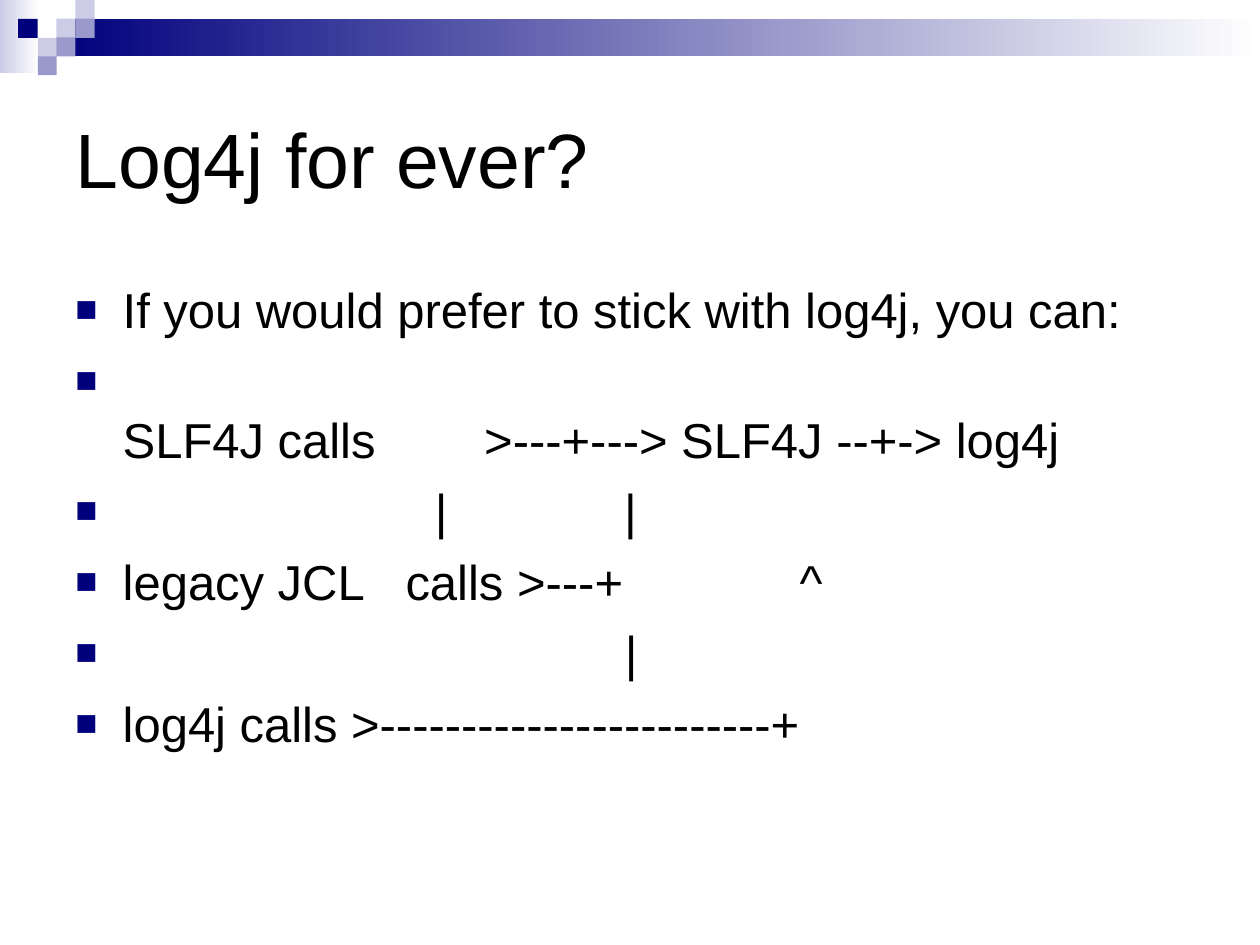
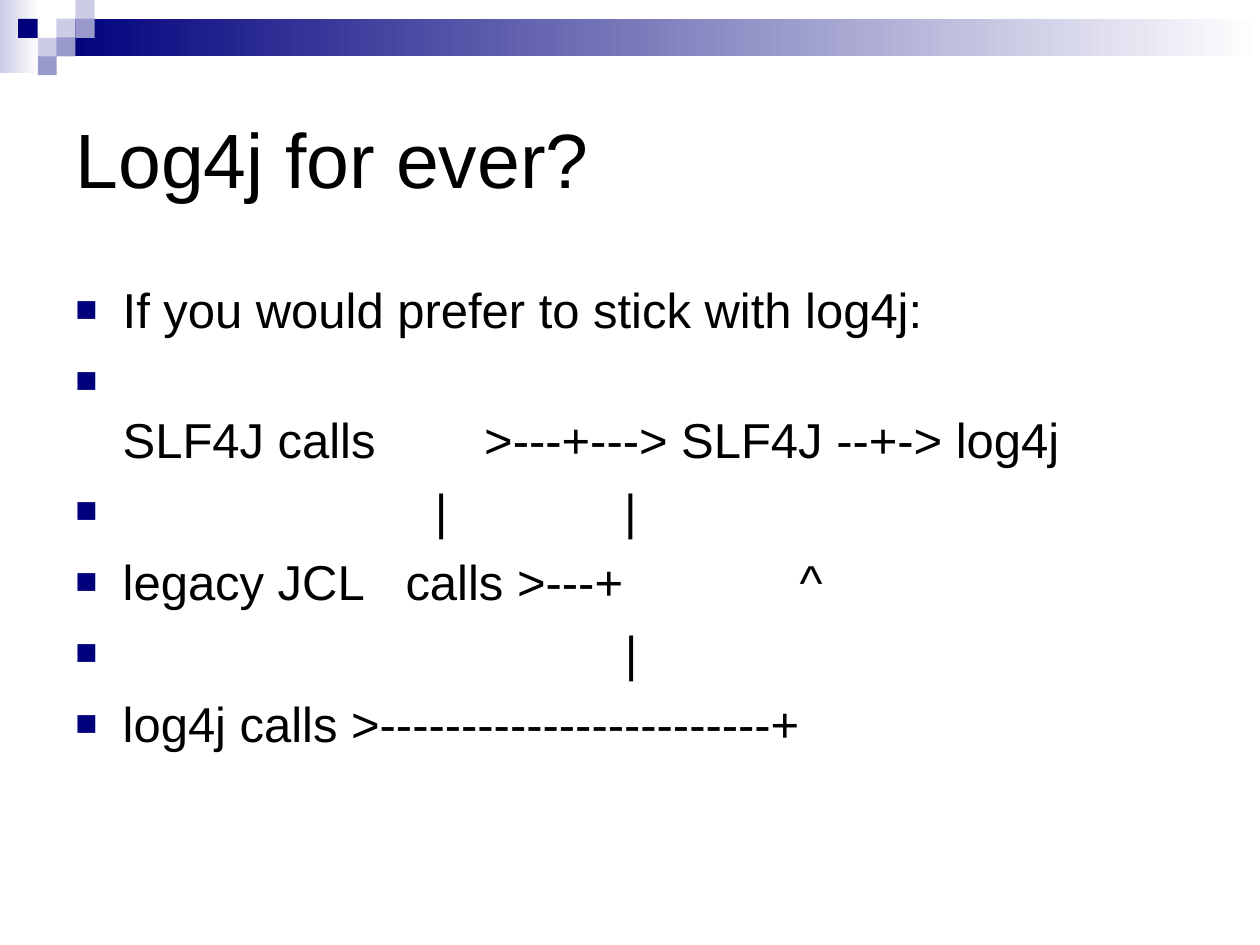
Before and after one commit to qos-ch/logback, a slide deck: slide 7 of logback-site/src/site/resources/10reasons.ppt. Drawn at 1260x945 pixels with LibreOffice and Linux fonts; fonts in the diff are those of the drawing; background and template pictures are left out. Boxes give left, top, right and bottom in pixels: in the first picture for what was removed or moved away, otherwise in the second. Text is boxed around its words. In the diff, an @@ line names an element or a change of style, - is before the commit and + after.

```diff
--- a/logback-site/src/site/resources/10reasons.ppt
+++ b/logback-site/src/site/resources/10reasons.ppt
@@ text at (123, 292, 922, 338): text changed @@
-■ If you would prefer to stick with log4j, you can:
+■ If you would prefer to stick with log4j:
```
Also in this commit, not shown: 12 other slides changed, 4 slides added, 1 slide removed, 2 other files.
